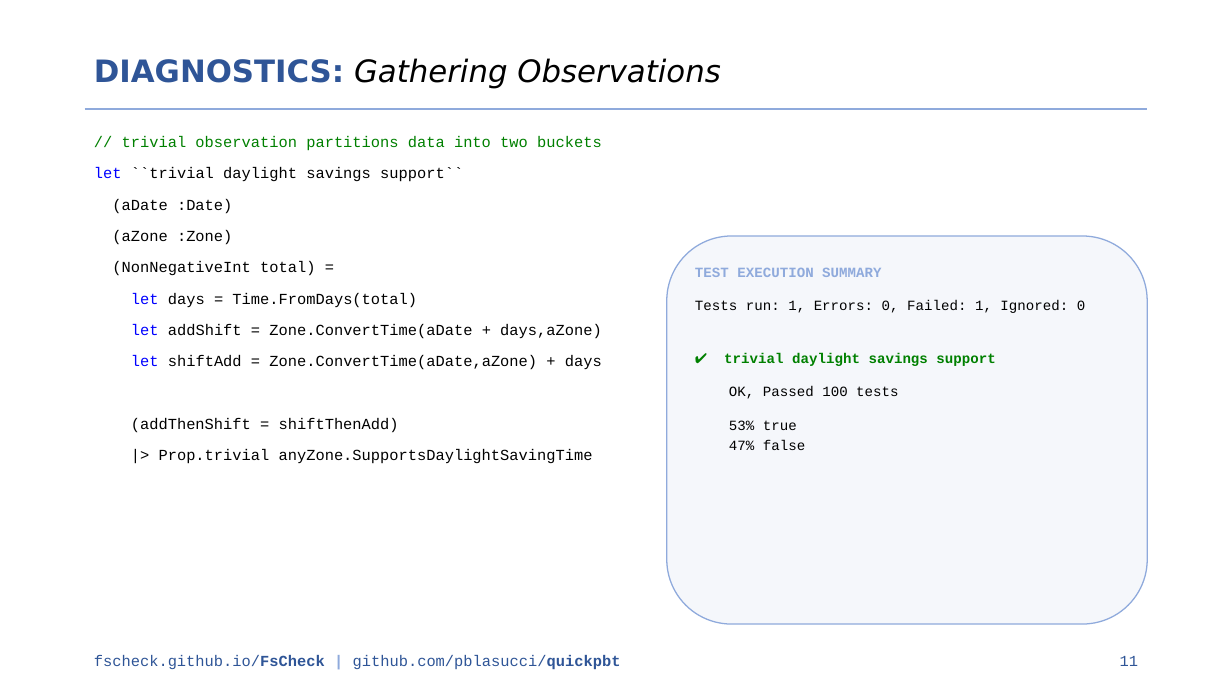
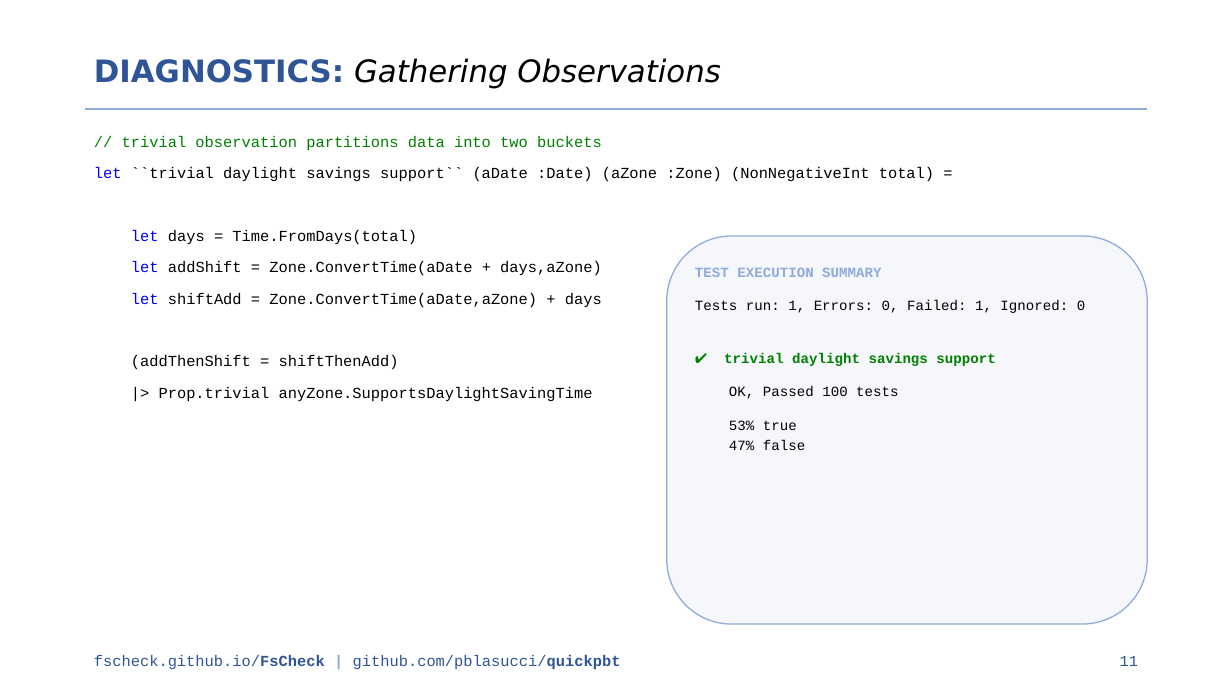
Before and after one commit to pblasucci/quickpbt, a slide deck: slide 11 of media/quickpbt.pptx. Drawn at 1232x693 pixels with LibreOffice and Linux fonts; fonts in the diff are those of the drawing. Boxes give left, top, right and bottom in pixels: in the first picture for what was removed or moved away, otherwise in the second. Text is boxed around its words. In the diff, an @@ line names an element or a change of style, - is before the commit and + after.

```diff
--- a/media/quickpbt.pptx
+++ b/media/quickpbt.pptx
@@ text at <box>94,167,934,182</box>: text changed @@
-let ``trivial daylight savings support``
-(aDate :Date)
-(aZone :Zone)
-(NonNegativeInt total) =
+let ``trivial daylight savings support`` (aDate :Date) (aZone :Zone) (NonNegativeInt total) =
```
Also in this commit, not shown: 5 other slides changed, 1 other file.
